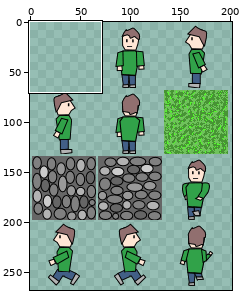
Two versions of one sprite sheet, sprites.png. The picture above shows the old version from afar; the outline marks the close-up.
Close-up. Before the commit:
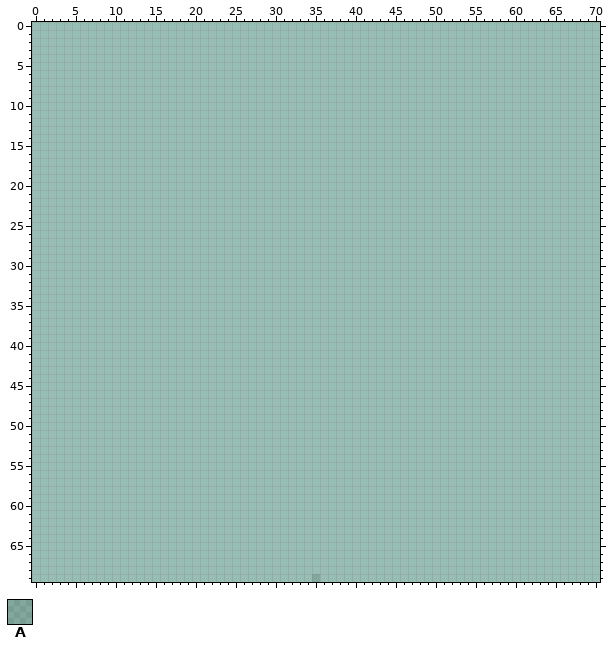
The file is 256x512 pixels. Pixels under 10% opacity are left out. Colours within 5 levels of each other are drawn and written as one. Shown: x 0..70, y 0..69. The old version is drawn lined up with the new one. The wide view leaves out empty margins.
Palette (. is transparent): A #00000020
Pixels before (only the part around the change), first column x 0:
 0 .......................................................................
 1 .......................................................................
 2 .......................................................................
 3 .......................................................................
 4 .......................................................................
 5 .......................................................................
 6 .......................................................................
 7 .......................................................................
 8 .......................................................................
 9 .......................................................................
10 .......................................................................
11 .......................................................................
12 .......................................................................
13 .......................................................................
14 .......................................................................
15 .......................................................................
16 .......................................................................
17 .......................................................................
18 .......................................................................
19 .......................................................................
20 .......................................................................
21 .......................................................................
22 .......................................................................
23 .......................................................................
24 .......................................................................
25 .......................................................................
26 .......................................................................
27 .......................................................................
28 .......................................................................
29 .......................................................................
30 .......................................................................
31 .......................................................................
32 .......................................................................
33 .......................................................................
34 .......................................................................
35 .......................................................................
36 .......................................................................
37 .......................................................................
38 .......................................................................
39 .......................................................................
40 .......................................................................
41 .......................................................................
42 .......................................................................
43 .......................................................................
44 .......................................................................
45 .......................................................................
46 .......................................................................
47 .......................................................................
48 .......................................................................
49 .......................................................................
50 .......................................................................
51 .......................................................................
52 .......................................................................
53 .......................................................................
54 .......................................................................
55 .......................................................................
56 .......................................................................
57 .......................................................................
58 .......................................................................
59 .......................................................................
60 .......................................................................
61 .......................................................................
62 .......................................................................
63 .......................................................................
64 .......................................................................
65 .......................................................................
66 .......................................................................
67 .......................................................................
68 .......................................................................
69 ...................................A...................................
New version:
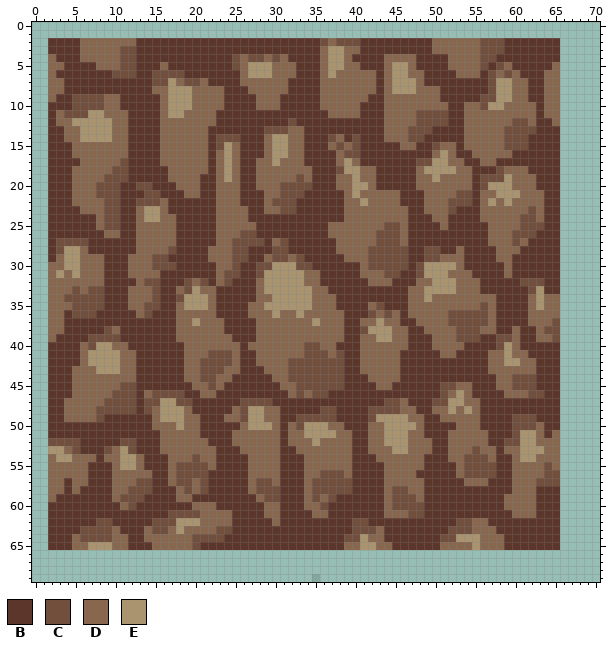
Colours new in this view: B #5c352b  C #724e3d  D #88674e  E #a9946f
Commit message: Replace road sprite with cliff sprite
Difference:
drawings rearranged on the sheet (the old picture shows each at its new place)
Changed rows in their new state; - is an unchanged pixel.
first column x 2:
 2 BBBBDDDDDDDBBBBBBBBBBBBBBBBBBBBBBBCDCCCBBBBBBBBBDDDDDDCCCBBBBBBB
 3 BBBBDDDDDCCBBBBBBBBBBBBBBBBBBBBBBBDEEDDBBBBBBBBBDDDDDDCCCBBBBBBB
 4 DBBBDDDDDCCBBBBBBBBBBBBCDCCDCDBBBBDEEDBBBBDDDDBBBBDDDDCCBBBBBBBB
 5 DDBBBBDDDCCBBBDBBBBBBBBCDEEEDDDBBBDEEDDBBBDEEDBBBBDDDDCBCDBBBBBD
 6 DBBBBBBBCCCBBCCCCBBBBBBBDEEEDDDBBBDEDDDDDBDEEDDBBBBDDDBCDCDBBBDD
 7 DDBBBBBBBBBBBCCEDCCDBBBBDDDDDDBBBBDDDDDDDBDEEEDBBBBBBBBCEEDDBBDD
 8 DDBBBBBBBBBBBDDEEEDDDDBBBDDDDDBBBBDDDDDDDBDEEEDDDBBBBBBCEEDDBBDD
 9 DBBCCCCDDBBBBBDEEEDDDDBBBBDDDBBBBBDDDDDDBBDDDDDDDBBBBBCCEEDDBBDD
10 BBBCCCCDDBBBBBDEEEDDDDBBBBDDDBBBBBDDDDDBBBDDDDDDDDBBDDCEEDDDDBDD
11 BDCCCEEDDDBBBBDEEDDDDBBBBBBBBBBBBBBDDDDBBBDDDDCCCCBBDDDDDDDDDBDD
12 BDDEEEEEDDBBBBDDDDDDDBBBBBBBBBCBBBBBBBBBBBDDDDCCCCBBDDDDDDCCDBBD
13 BBDDEEEEDDBBBBDDDDDDBBBBBBBCCCDDBBBBBBBBBBDDDCCCBBBBDDDDDCCCCBBB
14 BBDDEEEEDDBBBBDDDDDDBCCCBBBDEEDDBBBCDBCBBBDDDCCBBBBBDDDDDCCCBBBB
15 BBBDDDDDDDBBBBDDDDDDBCEDBBBDEEDDBBBDCDCBBBBBDDBBCDDBDDDDDCCCBBBB
16 BBBDDDDDDDBBBBDDDDDDBDEDBBBDEEDDBBBBDCCBBBBBBBBBDEDBBDDDDDBBBBBB
17 BBBBDDDDDCBBBBDDDDDDBDEDBBDDEDDDBBBBDEDBBBBBBBCCEEDDBBDDBBBBBBBB
18 BBBDDDDDCCBBBBBDDDDDBDEDBBDDDDDDDBBBCEEDDBBBBBDEEEEDDBBBCDDDBBBB
19 BBBDDDDCCCBBBBBDDDDBBDEDBBDDDDDCDBBBDDEDDBBBBBDDEDDDDBCCCEDDDBBB
20 BBBDDDCCCBBCCBBBDDDBBDDDBBDDDCCCCBBBDDEEDBBBBBDDDDDDDBCEEEDDDBBB
21 BBBDDDCCCBBBCCBBBDDBBDDDBBBDDCCCBBBBBDEDDDDDBBBDDDDCCBDDEEEDDDBB
22 BBBDDDDCCBBCCCDBBBBBBDDDBBBDCCCBBBBBBDDEDDDDBBBDDDCCCBDEDEDDDDBB
23 BBBBDDDCCBBDEEDBBBBBBDDDDBBDDCCBBBBBBDDDDDDDDBBDDDCBBBDDDDDDCDBB
24 BBBBBBDCCBBDEEDDBBBBBDDDDBBBBBBBBBBBBDDDDDDDDBBBDDBBBBDDDDDCCDBB
25 BBBBBBDCCBBDDDDDBBBBBDDDDDBBBBBBBBBDDDDDDDCCDBBBBDBBBBBDDDDCCCBB
26 BBBBBBBDDBBDDDDDBBBBBDDDCCBBBBBBBBBDDDDDDCCCDBBBBBBBBBBDDDCCCBBB
27 BCCCCBBBBBBDDDDDBBBBBDDCCCCBDCBBBBBBDDDDDCCCDBBBBBBBBBBDDDCDBBBB
28 BCEEDBBBBBBDDDDCBBBBDDDCCBBBCCBBBBBBDDDDCCCCCBBCCBBDBBBBDDDBBBBB
29 BDEEDDDBBBDDDCCBBBBBDDDCCBBDCCDCBBBBBDDDCCCCCBBCCDDDBBBBDDBBBBBB
30 DDEEDDDBBBDDDCCCBBBBBDDCBBCCEEECCBBBBBBDCCCCCBCEEEEDBBBBBDBBBBBB
31 DEDEDDDBBBDDDDBBBBBBBDCCBBCEEEEEDDBBBBBDDDCCBBCEEEDDDBBBBDBBBBBB
32 DDDDDDDBBBBDCCBBBCDCBDCBBBDEEEEEDDBBBBBBDDDBBBDDEEEDDDBBBBBCCCBB
33 DDDCDCCBBBDDDCBBDCEDDBBBBBDEEEEEEDDBBBBBBBBBBDDEEEEDDDBBBBBBCEBB
34 DDCCCCCBBBDDDCBBCEEEDBBBBBDDEEEEEDDDBBBBBBBBBDDEDDDDDDDDBBBBDEDD
35 DDDCCCCBBBDDCCBBDEEEDBBBBDDEEEEEEDDDBBBBDCBBBDDDDDDDDDCDBBBBDEDD
36 DDBCCCBBBBBDCBBBDDDDDBBBBDDDEDDEDDDDDBBBCDCDBDDDDDCCCCCDBBBBDDDD
37 DDBBBBBBBBBBBBBBDDEDDDBBBBDDDDDDDEDDDBBDDEDDBBDDDDCCCCCDBBBBDDDC
38 DDBBBBBCDBBBBBBBDDDDDDBBBBDDDDDDDDDDDBBCEEEDDBBDDDDCCCDDBBDBBDCC
39 DBBBBCCCCBBBBBBBDDDDDDDBBBDDDDDDDDDDDBBDDEEDDBBBDDDCCCBBCCDBBDDC
40 BBBBDCEEDDBBBBBBBDDDDDDDBDDDDDDDCCDDBBBDDDDDDBBBDDDDBBBBCEDBBBBB
41 BBBBDEEEEDDBBBBBBDDDCCCDBBDDDDDDCCCDCBBDDDDDBBBBBDDBBBBDDEDDBBBB
42 BBBBDEEEEDDBBBBBBDDCCCCDBBDDDDCCCCCCCBBDDDDDBBBBBBBBBBBDDEEDDBBB
43 BBBDDDEEEDDBBBBBBDDCCCDDBBBDDDCCCCCCCBBDDDDDBBBBBBBBBBBDDDDDDBBB
44 BBBDDDDDDDDBBBBBBDDCCDDBBBBBDDCCCCCCCBBBDDDDBBBBBBBBBBBBDDCCCBBB
45 BBBDDDDDDCCBBBBBBBDDCDBBBBBBBDDCCCCCCBBBBDDBBBBBBCCDDBBBDDCCCBBB
46 BBBDDDDDCCCBDCCCCBBDDBBBBBBBBBDCDCCBBBBBBBBBBBBBBCDEDBBBBDDDCCBB
47 BBDDDDDCCCCBCCEECCBBBBBBCCCCBBBBBBBBBBBBBBCCDBBBCCEEDDBBBBBBBBBB
48 BBDDDDCCCCCBCDEEEDBBBBBDCEEDDBBBBBCCBBBBCCCCDDBBDDEDEDBBBBBBBBBB
49 BBDDDDCBBBBBBDEEEDDBBBDDCEEDDBBCCCCCBBBBCEEEEDDBBDDDDDBBBBCCCBBB
50 BBBBBBBBBBBBBDDDEDDBBBBBDEEEDBDCEEEDDBBBDDEEEEDBBBBDDDBBBBCCCDBB
51 BBBBBBBBBBBBBBDDDDDBBBBDDDDDDBDDEEEEDDBBDDEEEDDBBBDDDDDBBBCEEDBD
52 CCCCBBBBBCCBBBDDDDDDBBBDDDDDDBDDDEDDDDBBDDEEEDDDBBDDDDDBBCCEEDDD
53 EEDCBBBCDECBBBDDDDDDDBBBDDDDDBBDDDDDDDBBDDDEEDDDBBDDDCDDBDDEEEDD
54 DEEDDDBDDEEDBBBDDDCDDBBBBDDDDBBBDDDDDDBBBDDDDDDBBBDDCCCDBBDEEDDD
55 DDDDDBBBDEEDBBBDCCCCDBBBBDDDDBBBDDDDDDBBBBDDDDDBBBBDCCCCBBDDDDCD
56 DDDDDBBBDDDDDBBDCCCCBBBBBDDDDBBBDDCCCDBBBBDDDDBBBBBDCCCCBBDDDDCC
57 DDBDDBBBDDDCCBBDCCDCBBBBBDCCDBBBDCCCCCBBBBDDDDDBBBBBDDDBBBDDDCCC
58 DDBDBBBBDDCCCBBBDCDCBBBBBDCCCBBBDCCCCCBBBBDCCDDBBBBBBBBBBBDDDBBB
59 DBBBBBBBDCCCBBBBDDBBBBBBBBDCCBBBDCDCBBBBBBDCCCDBBBBBBBBBBDDDDBBB
60 BBBBBBBBBDCBBBBBBBDDDBBBBBBDDBBBDDCBBBBBBBDCCCCBBBBBBBBBBDDDDBBB
61 BBBBBBBBBBBBBBBCCCCDDDDBBBBDDBBBBDDBBBBBBBDDDCCBBBBBBBBBBBDDDBBB
62 BBBBBBCCBBBBBCCCEEEDDDDBBBBBDBBBBBBBBBCCBBBBBBBBBBBCCDDBBBBBBBBB
63 BBBBCCCCDBBBDCCDEDDDDCCBBBBBBBBBBBBBBBCCCDBBBBBBBBCCCDDDBBBBBBBB
64 BBBDCCCCDDBBDDDDDDCCCCBBBBBBBBBBBBBBBCCEDDBBBBBBBCCEEEDDDBBBBBBB
65 BBBDDEEEDDBBBDDDDDCBBBBBBBBBBBBBBBBBBDDEEDDBBBBBBDDDDEDDDBBBBBBB
Pixel boxes of the changes (left, top, right, bottom) in both close-ups:
added: (48, 38, 560, 550)
